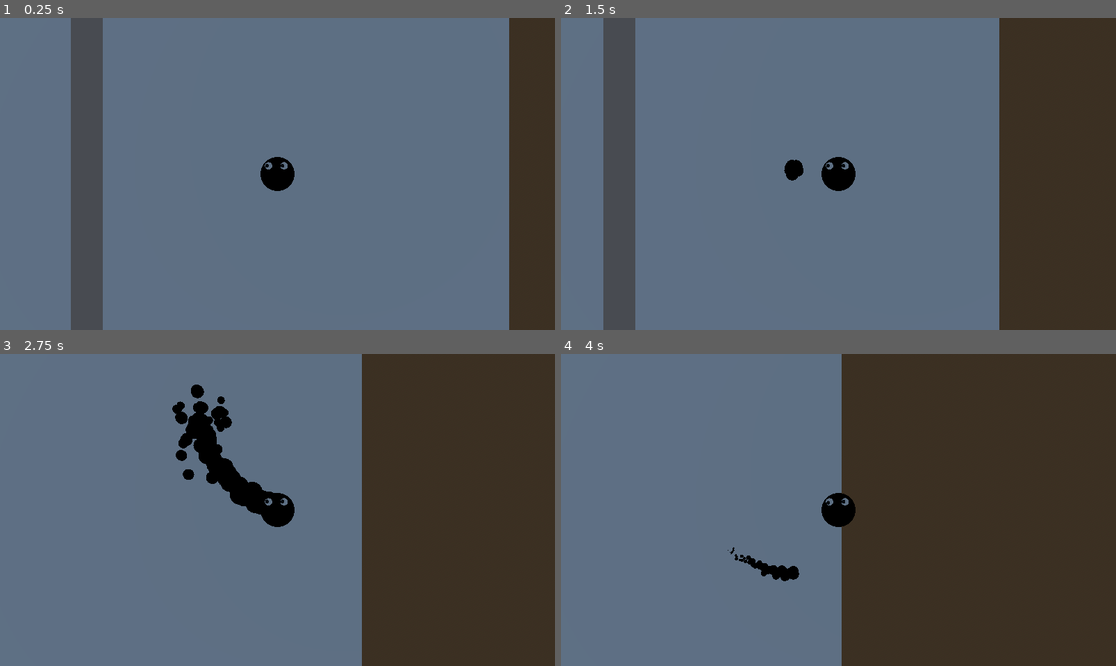
Above: before the commit, frames 1-4 (two rows, left to right).
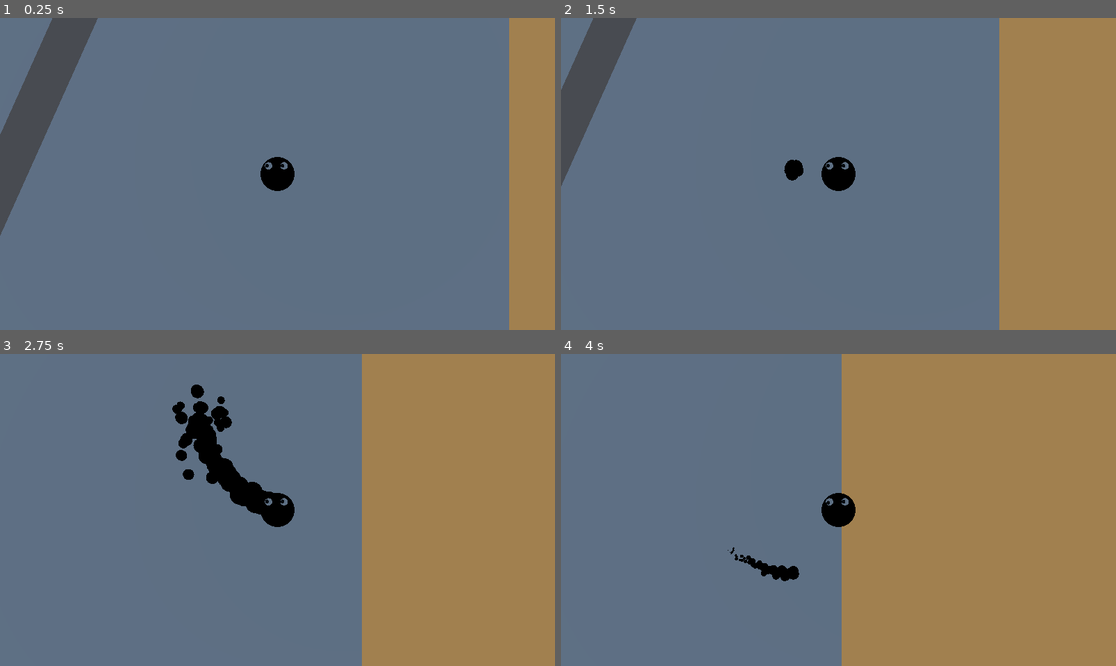
Above: after the commit, the same moments.

Repository: fossinating/trianglegamejam
Game: Godot game, scene res://levels/workshop.tscn
The game is run twice, just before and just after one commit, with the same random seed, the same clock (stepped at 60 frames per second) and the same inputs.
Inputs:
- Up to frame 1 (0.25 s): no input
- Up to frame 2 (1.5 s): tap Enter at 0.5 s; hold D (move_right) 0.53-1.28 s; tap Space (jump) at 0.77 s; hold S (move_down) from 1.28 s (still down)
- Up to frame 3 (2.75 s): tap Space (jump) at 1.52 s; release S (move_down) at 2.03 s; hold D (move_right) from 2.03 s (still down)
- Up to frame 4 (4 s): release D (move_right) at 2.78 s; hold W (move_up) 2.78-3.53 s; tap Space (jump) at 3.02, 3.77 s; hold A (move_left) from 3.53 s (still down)

The runs differ from the first frame. In frame 1, 17% of the frame differs, in the area x 0-100%, y 0-100%; in frame 2, 28%; in frame 3, 35%; in frame 4, 49%, in the area x 50-100%, y 0-100%.

Commit message:
add a background surface in workshop

Diff:
--- a/levels/workshop.tscn
+++ b/levels/workshop.tscn
@@ -24,6 +24,13 @@
 [sub_resource type="BoxShape3D" id="BoxShape3D_5s17q"]
 size = Vector3(0.6, 1.1, 1)
 
+[sub_resource type="StandardMaterial3D" id="StandardMaterial3D_gkeri"]
+albedo_color = Color(0.969764, 0.66111, 0.351704, 1)
+
+[sub_resource type="BoxMesh" id="BoxMesh_pglni"]
+material = SubResource("StandardMaterial3D_gkeri")
+size = Vector3(100, 1, 100)
+
 [node name="Node3D" type="Node3D"]
 
 [node name="WorldEnvironment" type="WorldEnvironment" parent="."]
@@ -45,7 +52,7 @@
 size = Vector3(20, 1, 20)
 
 [node name="StaticBody3D2" type="StaticBody3D" parent="."]
-transform = Transform3D(1, 0, 0, 0, 1, 0, 0, 0, 1, -13, 0.5, 0)
+transform = Transform3D(0.912206, 0, -0.409732, 0, 1, 0, 0.409732, 0, 0.912206, -13.4238, 0.5, -6.65619)
 
 [node name="CollisionShape3D" type="CollisionShape3D" parent="StaticBody3D2"]
 shape = SubResource("BoxShape3D_eapep")
@@ -56,11 +63,15 @@
 [node name="GPUParticlesCollisionBox3D" type="GPUParticlesCollisionBox3D" parent="StaticBody3D2"]
 size = Vector3(20, 1, 20)
 
-[node name="Area3D" type="Area3D" parent="."]
-transform = Transform3D(1, 0, 0, 0, 1, 0, 0, 0, 1, -3, 0.5, 0)
+[node name="Area3D" type="Area3D" parent="StaticBody3D2"]
+transform = Transform3D(1, 0, 0, 0, 1, 0, 0, 0, 1, 10, 0, 0)
 collision_layer = 16
 collision_mask = 0
 
-[node name="CollisionShape3D" type="CollisionShape3D" parent="Area3D"]
+[node name="CollisionShape3D" type="CollisionShape3D" parent="StaticBody3D2/Area3D"]
 transform = Transform3D(1, 0, 0, 0, 1, 0, 0, 0, 1, -0.2, 0.05, 0)
 shape = SubResource("BoxShape3D_5s17q")
+
+[node name="table surface" type="MeshInstance3D" parent="."]
+transform = Transform3D(1, 0, 0, 0, 1, 0, 0, 0, 1, 0, -0.9, 0)
+mesh = SubResource("BoxMesh_pglni")
Not shown: 1 places in levels/workshop.tscn that only renumber resources
